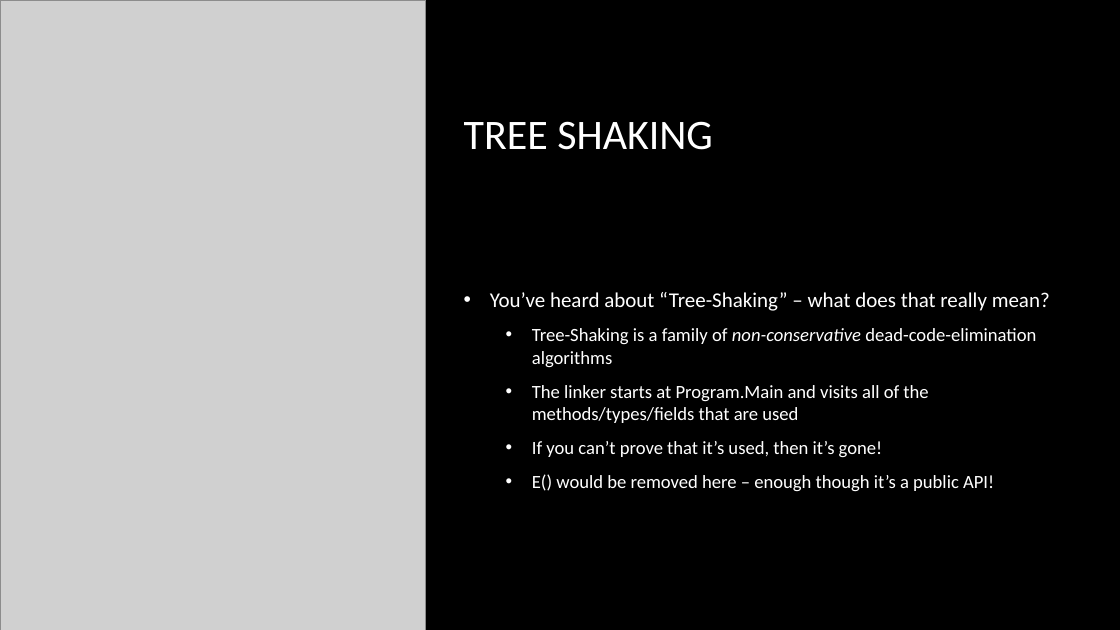
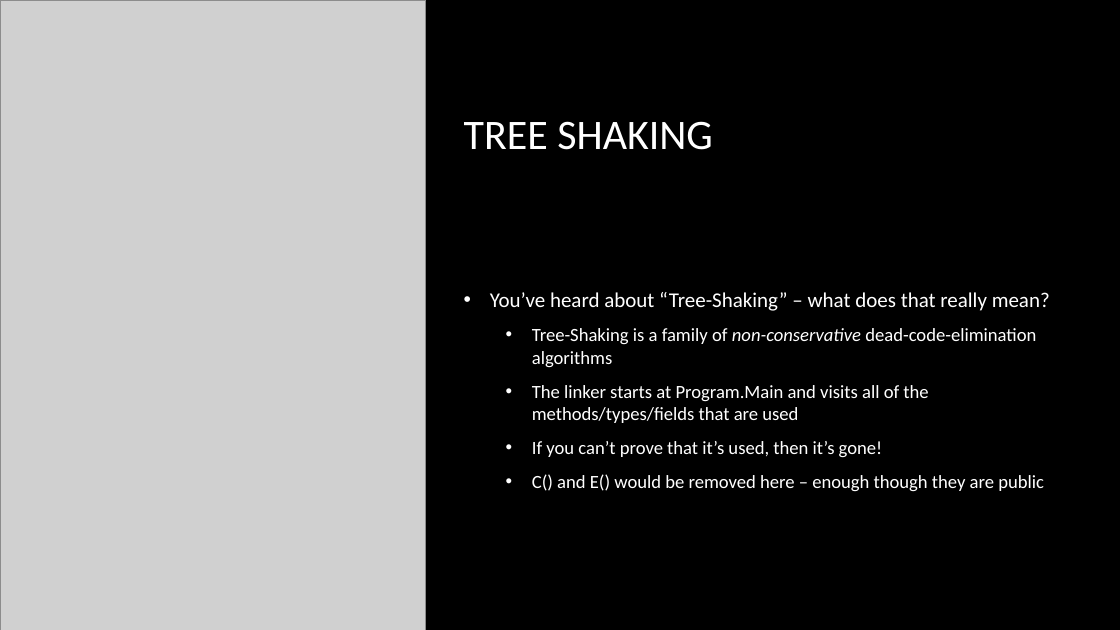
Before and after one commit to rynowak/Presentations, a slide deck: slide 26 of 2019/NDCSyndey/slides.pptx (slide 23 before the commit). Drawn at 1120x630 pixels with LibreOffice and Linux fonts; fonts in the diff are those of the drawing; grey boxes stand for pictures; background and template pictures are left out. Boxes give left, top, right and bottom in pixels: in the first picture for what was removed or moved away, otherwise in the second. Text is boxed around its words. In the diff, an @@ line names an element or a change of style, - is before the commit and + after.

```diff
--- a/2019/NDCSyndey/slides.pptx
+++ b/2019/NDCSyndey/slides.pptx
@@ text at box(532, 474, 1044, 492): text changed @@
-  • E() would be removed here – enough though it’s a public API!
+  • C() and E() would be removed here – enough though they are public
```
Also in this commit, not shown: 11 other slides changed, 5 slides added.
